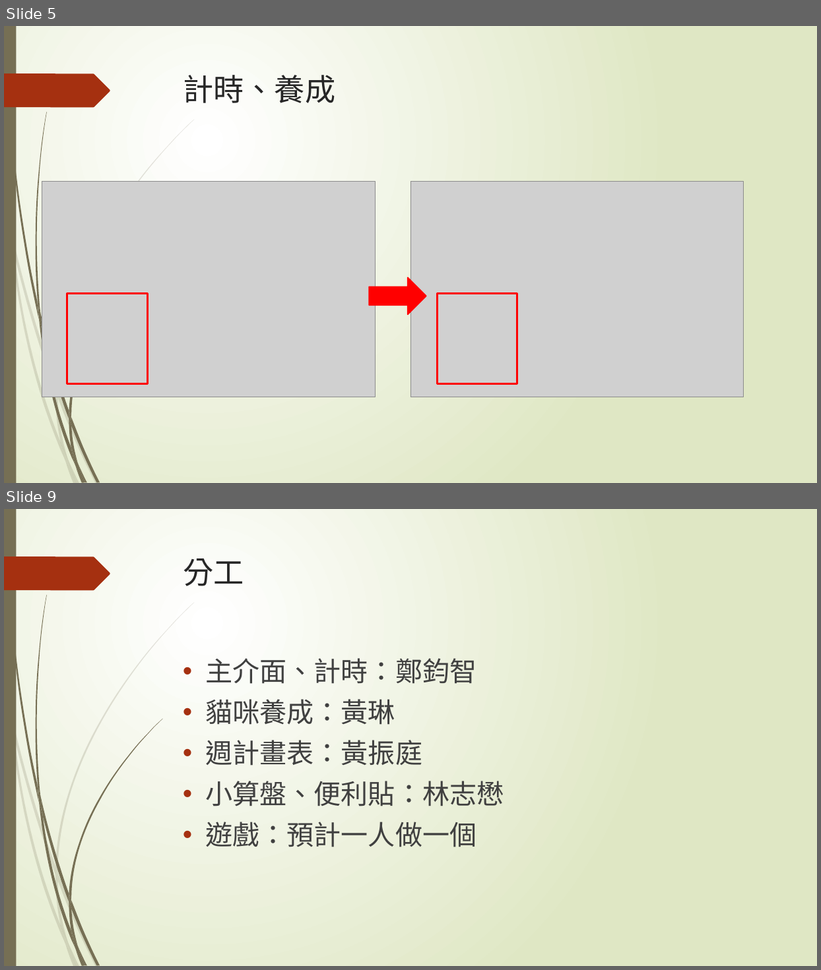
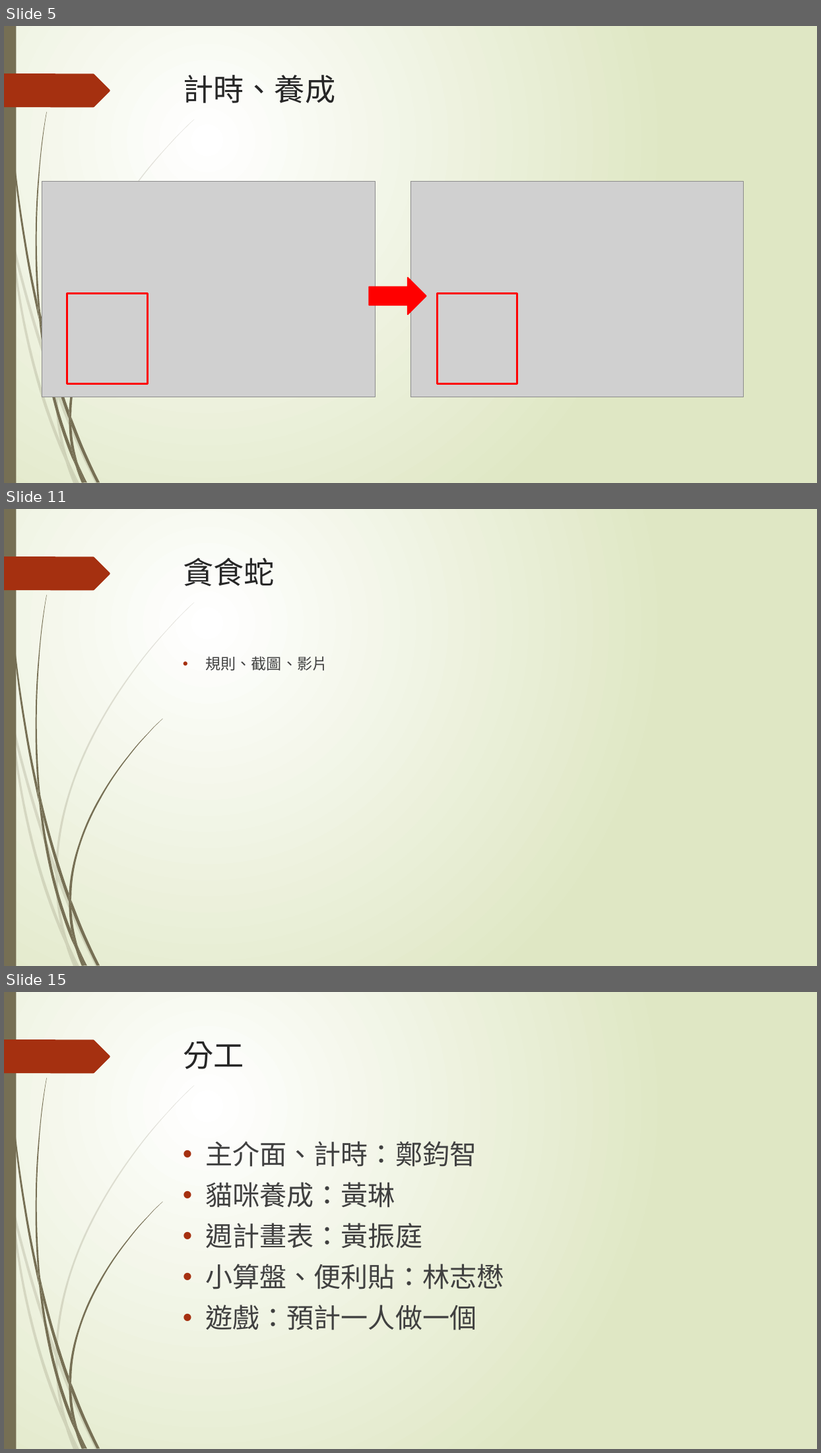
Before and after one commit to disneyyy/CsharpFinal, a slide deck: 第13組.pptx. Shown one above the other, each under a label of ours: slides 5 and 9 before the commit, slides 5, 11 and 15 after it; the slides between them are not shown. The pictures are 821x970 and 821x1453 pixels, drawn with LibreOffice and Linux fonts; fonts in the diff are those of the drawing; grey boxes stand for pictures. Boxes give left, top, right and bottom in pixels: in the first picture for what was removed or moved away, otherwise in the second. Text is boxed around its words. In the diff, an @@ line names an element or a change of style, - is before the commit and + after.

```diff
--- a/第13組.pptx
+++ b/第13組.pptx
@@ slide 11 added at (4,509,817,966), background gradient #FFFFFF to #DFE8C4; not listed: 24 template elements that a slide beside it also shows @@
@@ title added at (183,558,275,586), 36 pt, text #262626 @@
+貪食蛇
@@ text added at (206,656,328,671), 18 pt, text #404040 @@
+• 規則、截圖、影片
@@ what was slide 9 is now slide 15 @@
```
Also in this commit, not shown: 4 slides changed, 5 other slides added, 1 other file.
